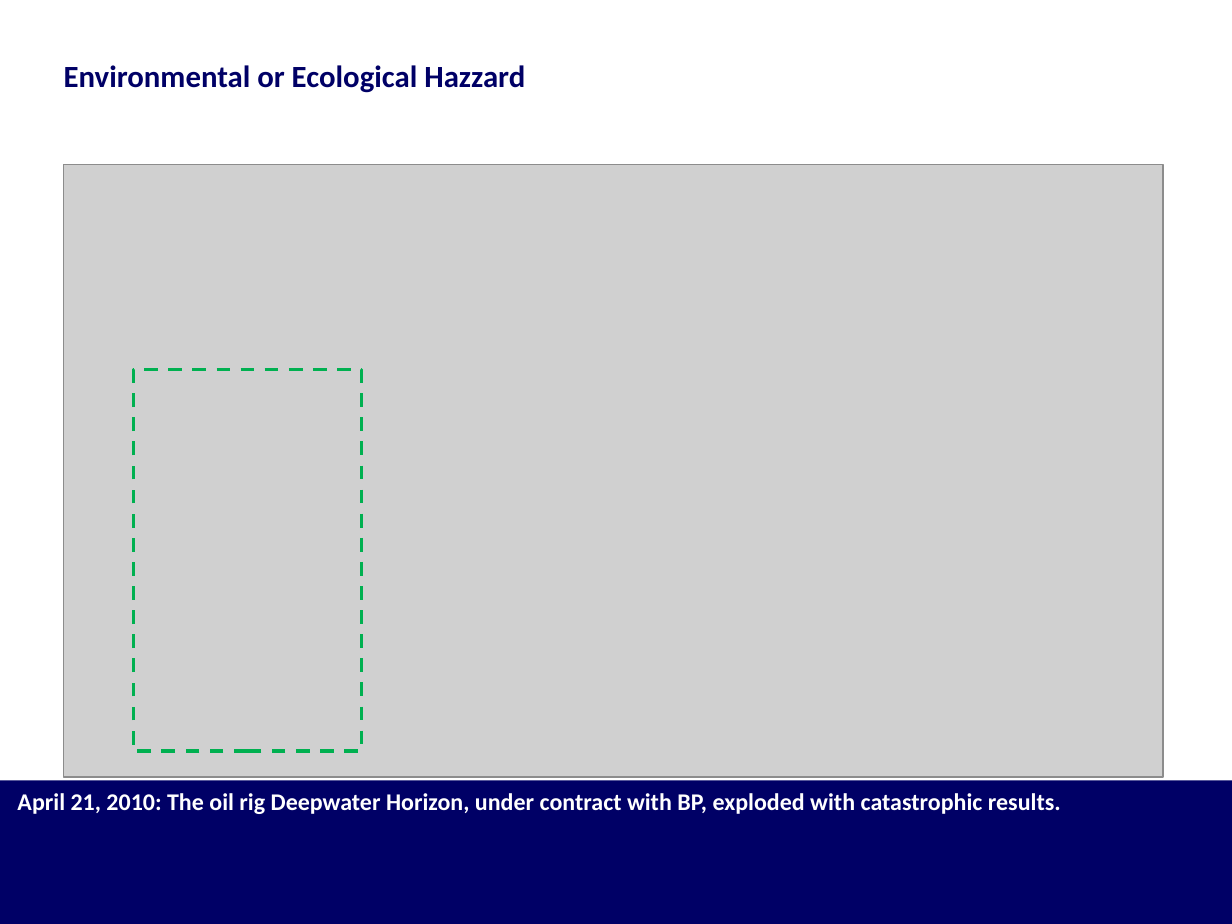
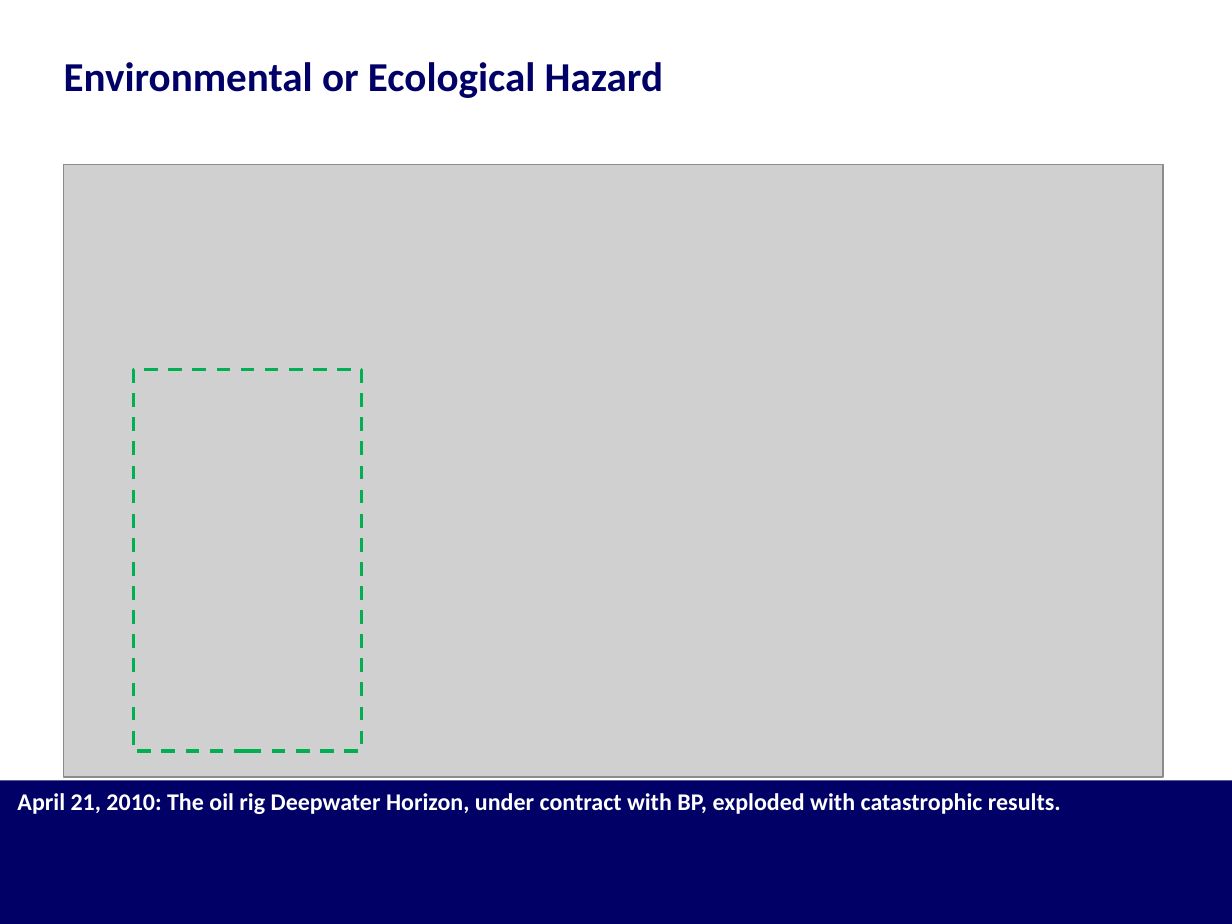
Before and after one commit to harshil753/Bounce_Back, a slide deck: slide 9 of Bounce_Back 24012018v1.pptx. Drawn at 1232x924 pixels with LibreOffice and Linux fonts; fonts in the diff are those of the drawing; grey boxes stand for pictures. Boxes give left, top, right and bottom in pixels: in the first picture for what was removed or moved away, otherwise in the second. Text is boxed around its words. In the diff, an @@ line names an element or a change of style, - is before the commit and + after.

```diff
--- a/Bounce_Back 24012018v1.pptx
+++ b/Bounce_Back 24012018v1.pptx
@@ title at [64,62,663,98]: text changed; size 18 to 24 pt @@
-Environmental or Ecological Hazzard
+Environmental or Ecological Hazard
```
Also in this commit, not shown: 5 other slides changed, 1 slide added, 1 slide removed.
